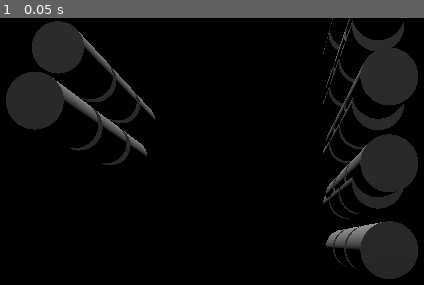
Above: before the commit, frame 1.
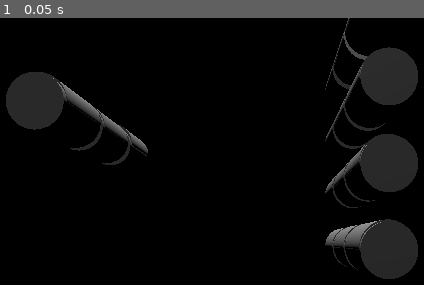
Above: after the commit, the same moment.

Repository: NonstickBoat/rwr
Game: Godot game, scene res://node_3d.tscn
Two runs of this game, one before a commit and one after it. Both use one fixed random seed, a clock stepped at 60 frames per second and the inputs below.
Inputs:
- Up to frame 1 (0.05 s): no input

The runs differ from the first frame. In frame 1, 6.4% of the frame differs, in the area x 7-97%, y 0-89%.
Error before the commit: Invalid assignment of property or key 'visible' with value of type 'bool' on a base object of type 'null instance'. (res://teleport.gd:11)

Commit message:
Poprawiono zmienne

Diff:
--- a/project_files/node_3d.tscn
+++ b/project_files/node_3d.tscn
@@ -81,77 +81,77 @@
 skeleton = NodePath("../..")
 
 [node name="MeshInstance3D2" type="MeshInstance3D" parent="XROrigin3D/LeftController/HandleLeftRoot"]
-transform = Transform3D(1, 0, 0, 0, -4.37114e-08, 1, 0, -1, -4.37114e-08, 0.02, 0.0114812, -0.0609395)
+transform = Transform3D(1, 0, 0, 0, -4.37114e-08, 1, 0, -1, -4.37114e-08, 0.02, -0.000943135, -0.0562683)
 mesh = SubResource("CylinderMesh_iki00")
 skeleton = NodePath("../..")
 
 [node name="MeshInstance3D3" type="MeshInstance3D" parent="XROrigin3D/LeftController/HandleLeftRoot"]
-transform = Transform3D(1, 0, 0, 0, -4.37114e-08, 1, 0, -1, -4.37114e-08, 0.02, 0.0264812, -0.0609395)
+transform = Transform3D(1, 0, 0, 0, -4.37114e-08, 1, 0, -1, -4.37114e-08, 0.02, 0.0140569, -0.0562683)
 mesh = SubResource("CylinderMesh_iki00")
 skeleton = NodePath("../..")
 
 [node name="MeshInstance3D4" type="MeshInstance3D" parent="XROrigin3D/LeftController/HandleLeftRoot"]
-transform = Transform3D(1, 0, 0, 0, -4.37114e-08, 1, 0, -1, -4.37114e-08, 0.02, 0.0414812, -0.0609395)
+transform = Transform3D(1, 0, 0, 0, -4.37114e-08, 1, 0, -1, -4.37114e-08, 0.02, 0.0290569, -0.0562683)
 mesh = SubResource("CylinderMesh_iki00")
 skeleton = NodePath("../..")
 
 [node name="MeshInstance3D5" type="MeshInstance3D" parent="XROrigin3D/LeftController/HandleLeftRoot"]
-transform = Transform3D(1, 0, 0, 0, -4.37114e-08, 1, 0, -1, -4.37114e-08, 0.02, 0.0564812, -0.0609395)
+transform = Transform3D(1, 0, 0, 0, -4.37114e-08, 1, 0, -1, -4.37114e-08, 0.02, 0.0440569, -0.0562683)
 mesh = SubResource("CylinderMesh_iki00")
 skeleton = NodePath("../..")
 
 [node name="MeshInstance3D6" type="MeshInstance3D" parent="XROrigin3D/LeftController/HandleLeftRoot"]
-transform = Transform3D(1, 0, 0, 0, -4.37114e-08, 1, 0, -1, -4.37114e-08, -0.0412127, 0.037306, -0.0609395)
+transform = Transform3D(1, 0, 0, 0, -4.37114e-08, 1, 0, -1, -4.37114e-08, -0.0412127, 0.0248817, -0.0562683)
 mesh = SubResource("CylinderMesh_iki00")
 skeleton = NodePath("../..")
 
 [node name="MeshInstance3D7" type="MeshInstance3D" parent="XROrigin3D/LeftController/HandleLeftRoot"]
-transform = Transform3D(1, 0, 0, 0, -4.37114e-08, 1, 0, -1, -4.37114e-08, 0.02, 0.0114812, -0.0724645)
+transform = Transform3D(1, 0, 0, 0, -4.37114e-08, 1, 0, -1, -4.37114e-08, 0.02, -0.000943135, -0.0677933)
 mesh = SubResource("CylinderMesh_iki00")
 skeleton = NodePath("../..")
 
 [node name="MeshInstance3D8" type="MeshInstance3D" parent="XROrigin3D/LeftController/HandleLeftRoot"]
-transform = Transform3D(1, 0, 0, 0, -4.37114e-08, 1, 0, -1, -4.37114e-08, 0.02, 0.0264812, -0.0724645)
+transform = Transform3D(1, 0, 0, 0, -4.37114e-08, 1, 0, -1, -4.37114e-08, 0.02, 0.0140569, -0.0677933)
 mesh = SubResource("CylinderMesh_iki00")
 skeleton = NodePath("../..")
 
 [node name="MeshInstance3D9" type="MeshInstance3D" parent="XROrigin3D/LeftController/HandleLeftRoot"]
-transform = Transform3D(1, 0, 0, 0, -4.37114e-08, 1, 0, -1, -4.37114e-08, 0.02, 0.0414812, -0.0724645)
+transform = Transform3D(1, 0, 0, 0, -4.37114e-08, 1, 0, -1, -4.37114e-08, 0.02, 0.0290569, -0.0677933)
 mesh = SubResource("CylinderMesh_iki00")
 skeleton = NodePath("../..")
 
 [node name="MeshInstance3D10" type="MeshInstance3D" parent="XROrigin3D/LeftController/HandleLeftRoot"]
-transform = Transform3D(1, 0, 0, 0, -4.37114e-08, 1, 0, -1, -4.37114e-08, 0.02, 0.0564812, -0.0724645)
+transform = Transform3D(1, 0, 0, 0, -4.37114e-08, 1, 0, -1, -4.37114e-08, 0.02, 0.0440569, -0.0677933)
 mesh = SubResource("CylinderMesh_iki00")
 skeleton = NodePath("../..")
 
 [node name="MeshInstance3D11" type="MeshInstance3D" parent="XROrigin3D/LeftController/HandleLeftRoot"]
-transform = Transform3D(1, 0, 0, 0, -4.37114e-08, 1, 0, -1, -4.37114e-08, -0.0412127, 0.037306, -0.0724645)
+transform = Transform3D(1, 0, 0, 0, -4.37114e-08, 1, 0, -1, -4.37114e-08, -0.0412127, 0.0248817, -0.0677933)
 mesh = SubResource("CylinderMesh_iki00")
 skeleton = NodePath("../..")
 
 [node name="MeshInstance3D12" type="MeshInstance3D" parent="XROrigin3D/LeftController/HandleLeftRoot"]
-transform = Transform3D(1, 0, 0, 0, -4.37114e-08, 1, 0, -1, -4.37114e-08, 0.02, 0.0114812, -0.0844285)
+transform = Transform3D(1, 0, 0, 0, -4.37114e-08, 1, 0, -1, -4.37114e-08, 0.02, -0.000943135, -0.0797573)
 mesh = SubResource("CylinderMesh_iki00")
 skeleton = NodePath("../..")
 
 [node name="MeshInstance3D13" type="MeshInstance3D" parent="XROrigin3D/LeftController/HandleLeftRoot"]
-transform = Transform3D(1, 0, 0, 0, -4.37114e-08, 1, 0, -1, -4.37114e-08, 0.02, 0.0264812, -0.0844285)
+transform = Transform3D(1, 0, 0, 0, -4.37114e-08, 1, 0, -1, -4.37114e-08, 0.02, 0.0140569, -0.0797573)
 mesh = SubResource("CylinderMesh_iki00")
 skeleton = NodePath("../..")
 
 [node name="MeshInstance3D14" type="MeshInstance3D" parent="XROrigin3D/LeftController/HandleLeftRoot"]
-transform = Transform3D(1, 0, 0, 0, -4.37114e-08, 1, 0, -1, -4.37114e-08, 0.02, 0.0414812, -0.0844285)
+transform = Transform3D(1, 0, 0, 0, -4.37114e-08, 1, 0, -1, -4.37114e-08, 0.02, 0.0290569, -0.0797573)
 mesh = SubResource("CylinderMesh_iki00")
 skeleton = NodePath("../..")
 
 [node name="MeshInstance3D15" type="MeshInstance3D" parent="XROrigin3D/LeftController/HandleLeftRoot"]
-transform = Transform3D(1, 0, 0, 0, -4.37114e-08, 1, 0, -1, -4.37114e-08, 0.02, 0.0564812, -0.0844285)
+transform = Transform3D(1, 0, 0, 0, -4.37114e-08, 1, 0, -1, -4.37114e-08, 0.02, 0.0440569, -0.0797573)
 mesh = SubResource("CylinderMesh_iki00")
 skeleton = NodePath("../..")
 
 [node name="MeshInstance3D16" type="MeshInstance3D" parent="XROrigin3D/LeftController/HandleLeftRoot"]
-transform = Transform3D(1, 0, 0, 0, -4.37114e-08, 1, 0, -1, -4.37114e-08, -0.0412127, 0.037306, -0.0844285)
+transform = Transform3D(1, 0, 0, 0, -4.37114e-08, 1, 0, -1, -4.37114e-08, -0.0412127, 0.025381, -0.0797573)
 mesh = SubResource("CylinderMesh_iki00")
 skeleton = NodePath("../..")
 
@@ -228,13 +228,13 @@
 [node name="TeleporterRay" type="RayCast3D" parent="XROrigin3D/RightController"]
 target_position = Vector3(0, 0, -10)
 collision_mask = 2
+collide_with_areas = true
 
 [node name="MeshInstance3D" type="MeshInstance3D" parent="XROrigin3D/RightController/TeleporterRay"]
 visible = false
 mesh = SubResource("BoxMesh_cx1cd")
 
 [node name="TeleporterMarker" type="MeshInstance3D" parent="XROrigin3D/RightController"]
-visible = false
 mesh = SubResource("CylinderMesh_msr3e")
 
 [node name="CanvasLayer" type="CanvasLayer" parent="."]
--- a/project_files/teleport.gd
+++ b/project_files/teleport.gd
@@ -1,7 +1,7 @@
 extends XRController3D
 
-@onready var ray: RayCast3D = $TeleportRay
-@onready var marker: MeshInstance3D = $TeleportMarker
+@onready var ray: RayCast3D = $TeleporterRay
+@onready var marker: MeshInstance3D = $TeleporterMarker
 var xr_origin: XROrigin3D
 var xr_camera: XRCamera3D
 
Not shown, changed: docs/index.html
Not shown, changed: docs/index.pck
